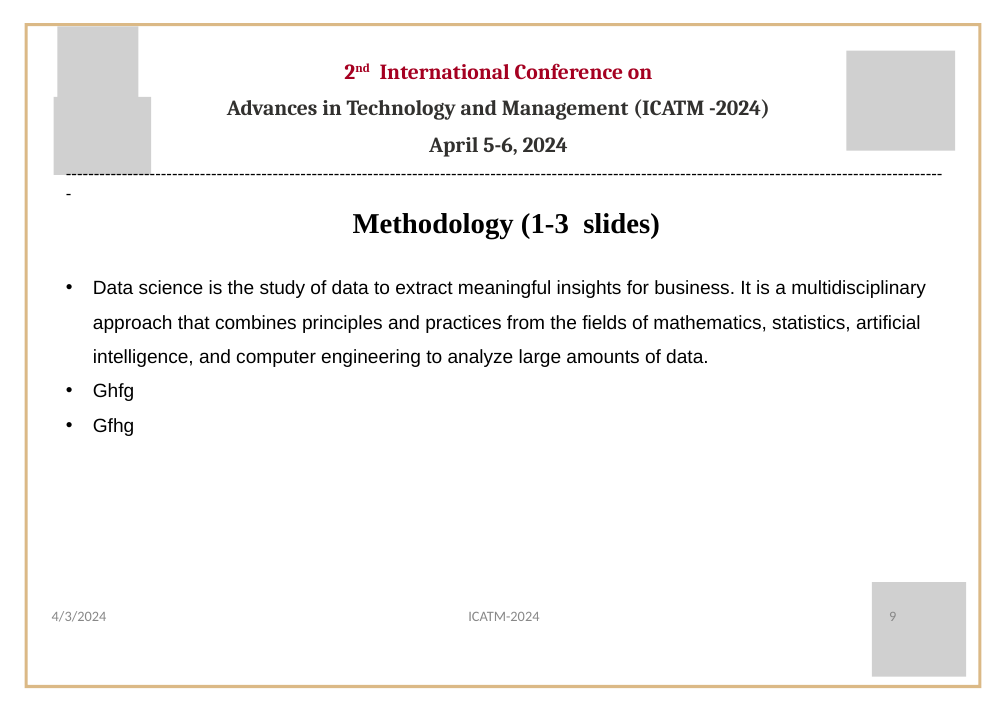
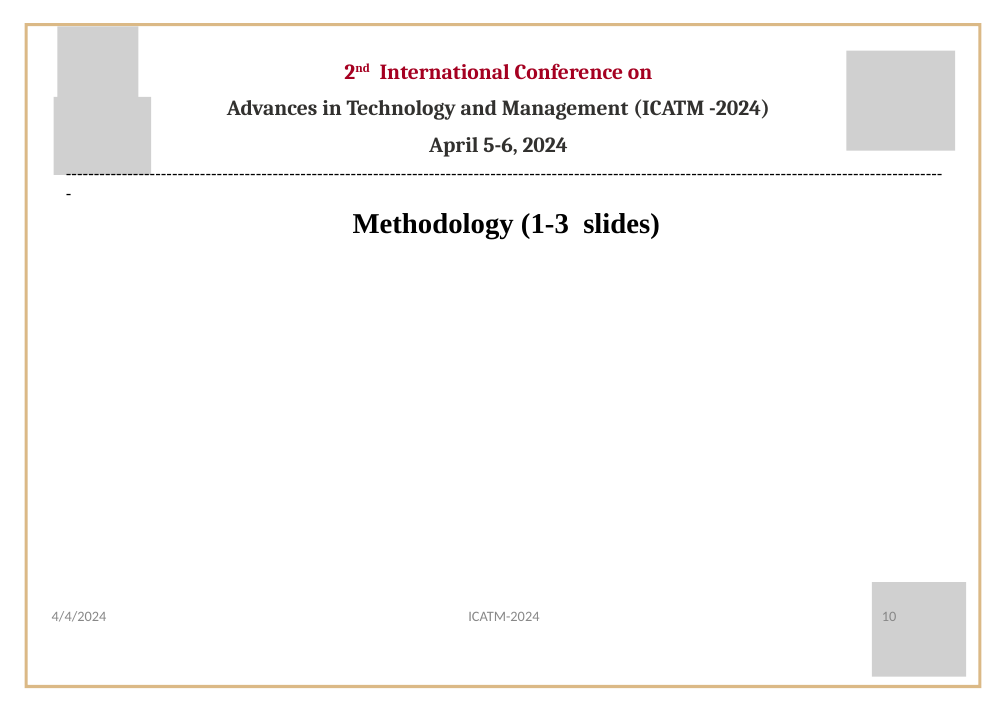
Before and after one commit to ShrutiSabbanii/VRHorror, a slide deck: slide 10 of ICATM/ICATM-2024 presenation template.pptx (slide 9 before the commit). Drawn at 1008x712 pixels with LibreOffice and Linux fonts; fonts in the diff are those of the drawing; grey boxes stand for pictures; background and template pictures are left out. Boxes give left, top, right and bottom in pixels: in the first picture for what was removed or moved away, otherwise in the second. Text is boxed around its words. In the diff, an @@ line names an element or a change of style, - is before the commit and + after.

```diff
--- a/ICATM/ICATM-2024 presenation template.pptx
+++ b/ICATM/ICATM-2024 presenation template.pptx
@@ text removed at box(93, 280, 926, 436) @@
-• Data science is the study of data to extract meaningful insights for business. It is a multidisciplinary approach that combines principles and practices from the fields of mathematics, statistics, artificial intelligence, and computer engineering to analyze large amounts of data.
-• Ghfg
-• Gfhg
@@ text at box(52, 611, 107, 622): text changed @@
-4/3/2024
+4/4/2024
@@ page number at box(882, 612, 897, 621): text changed @@
-9
+10
```
Also in this commit, not shown: 16 other slides changed, 1 slide added, 14 other files.
